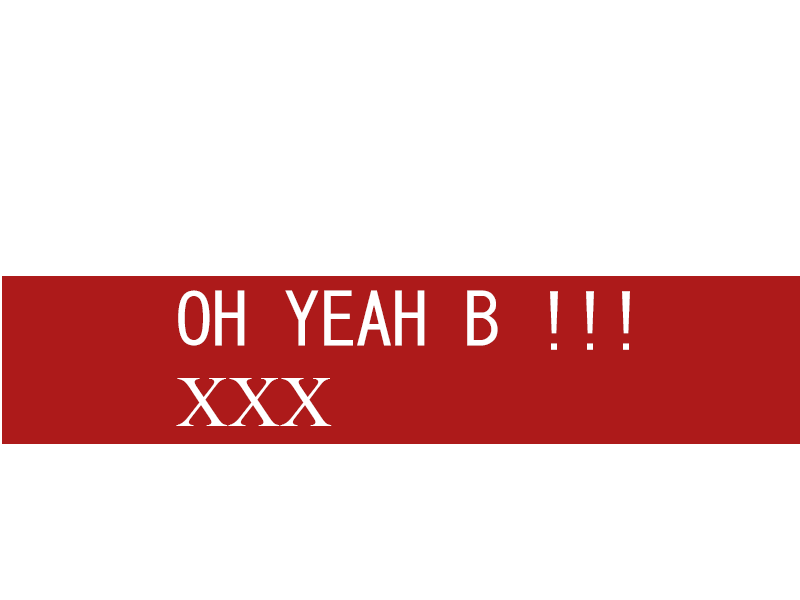
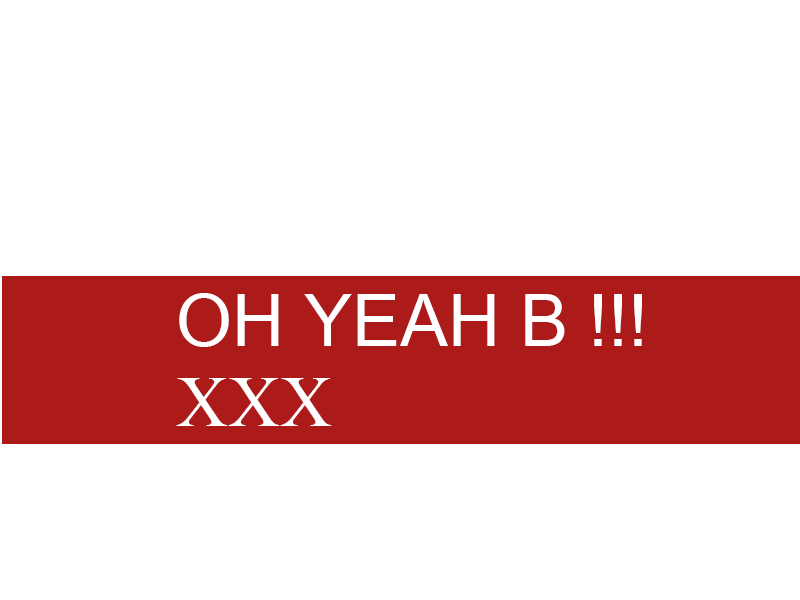
Layered file, before and after one edit (800×600). Changes by layer:
painted on "TEXT_TO_TRANSLATE_B" over bbox(178, 290, 642, 350)
